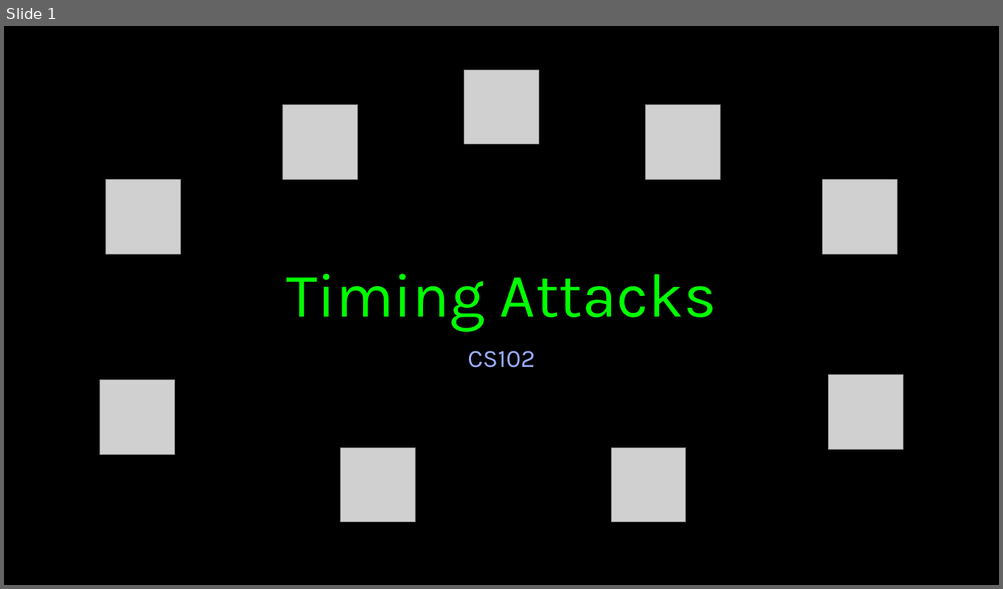
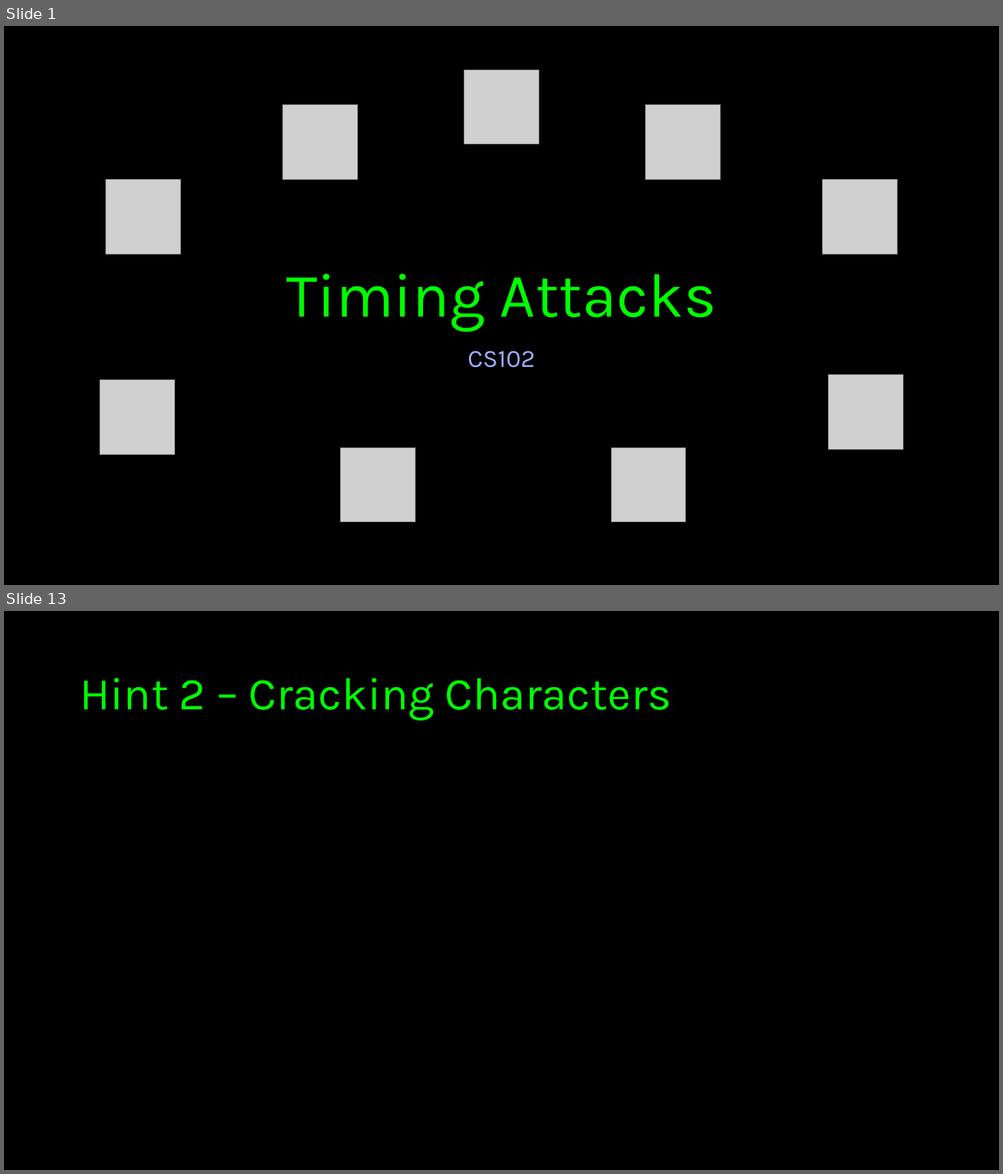
Before and after one commit to imperialcybersoc/cs102-timing_attacks, a slide deck: cs102-timing_attacks.pptx. Shown one above the other, each under a label of ours: slide 1 before the commit, slides 1 and 13 after it; the slides between them are not shown. The pictures are 1003x589 and 1003x1174 pixels, drawn with LibreOffice and Linux fonts; fonts in the diff are those of the drawing; grey boxes stand for pictures; background and template pictures are left out. Boxes give left, top, right and bottom in pixels: in the first picture for what was removed or moved away, otherwise in the second. Text is boxed around its words. In the diff, an @@ line names an element or a change of style, - is before the commit and + after.

```diff
--- a/cs102-timing_attacks.pptx
+++ b/cs102-timing_attacks.pptx
@@ slide 13 added at <box>4,611,999,1170</box>, background #000000 @@
@@ title added at <box>79,678,671,721</box>, 44 pt, text #00FF00 @@
+Hint 2 – Cracking Characters
```
Also in this commit, not shown: 21 other slides added, 2 slides removed.
